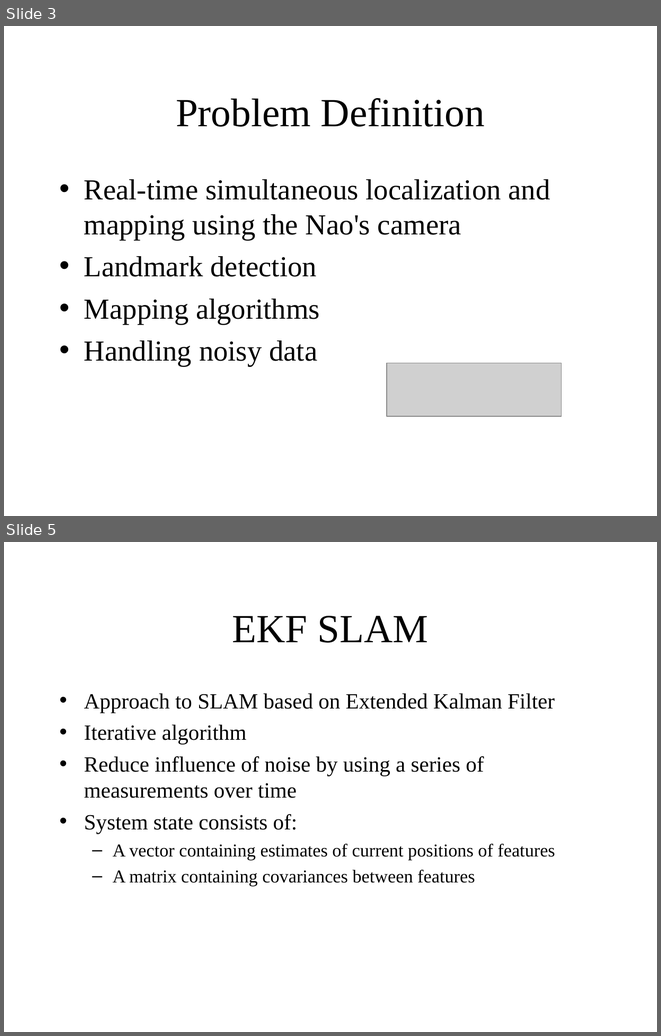
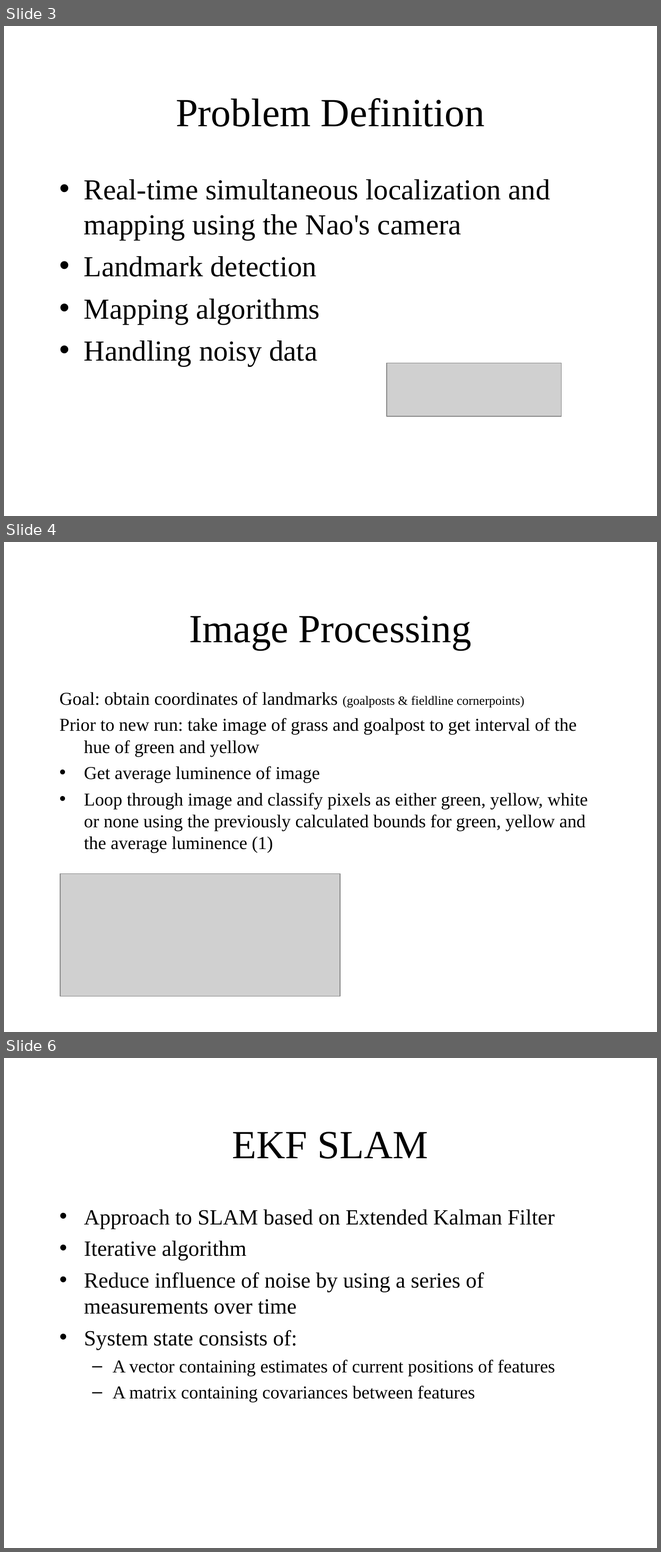
Before and after one commit to HerkyJerky/NAO-ALPHA-AS-FUCK-ROBOTS, a slide deck: Presentation Parts/EKF SLAM part.ppt. Shown one above the other, each under a label of ours: slides 3 and 5 before the commit, slides 3, 4 and 6 after it; the slides between them are not shown. The pictures are 661x1036 and 661x1552 pixels, drawn with LibreOffice and Linux fonts; fonts in the diff are those of the drawing; grey boxes stand for pictures. Boxes give left, top, right and bottom in pixels: in the first picture for what was removed or moved away, otherwise in the second. Text is boxed around its words. In the diff, an @@ line names an element or a change of style, - is before the commit and + after.

```diff
--- a/Presentation Parts/EKF SLAM part.ppt
+++ b/Presentation Parts/EKF SLAM part.ppt
@@ slide 4 added at (4, 542, 657, 1032), background #FFFFFF @@
@@ title added at (189, 616, 471, 650), 44 pt, text #000000 @@
+Image Processing
@@ text added at (60, 692, 588, 853), 20 pt, text #000000 @@
+Goal: obtain coordinates of landmarks (goalposts & fieldline cornerpoints)
+Prior to new run: take image of grass and goalpost to get interval of the hue of green and yellow
+• Get average luminence of image
+• Loop through image and classify pixels as either green, yellow, white or none using the previously calculated bounds for green, yellow and the average luminence (1)
@@ picture added at (60, 874, 340, 996) @@
@@ what was slide 5 is now slide 6 @@
```
Also in this commit, not shown: 1 other slide added, 1 slide removed.
